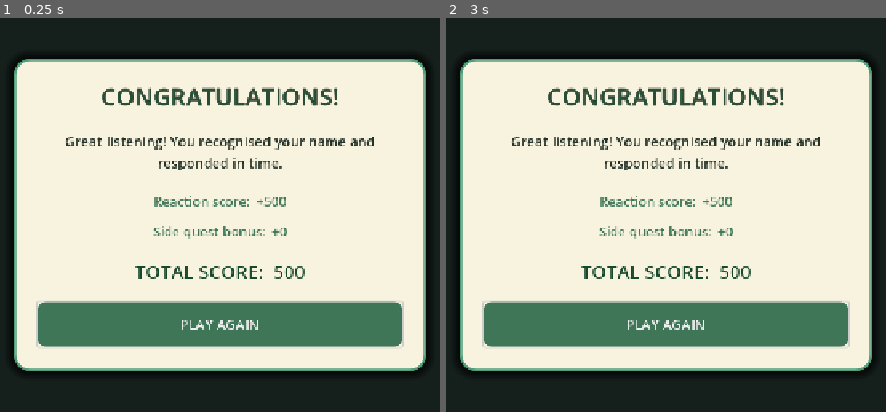
Above: before the commit, frames 1-2 (left to right).
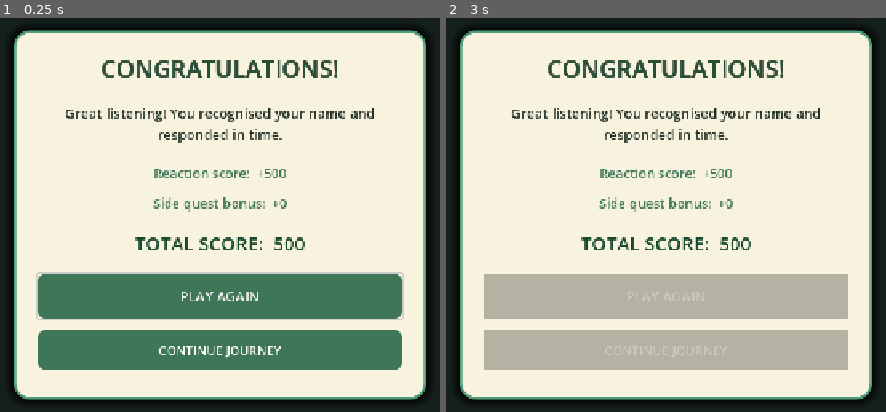
Above: after the commit, the same moments.

Repository: MinhQNguyenn/ScreeningTogether_AU
Game: Godot game, scene res://scenes/game_complete_popup.tscn
Same seed, same stepped clock (60 frames per second), same inputs: the game is played once before the commit and once after it. This scene is started directly instead of the project's main scene.
Inputs (mouse positions are in pixels of both pictures, inside the frame that each line leads up to):
- Up to frame 1 (0.25 s): no input
- Up to frame 2 (3 s): click "PLAY AGAIN" at 0.5 s; click "PLAY AGAIN" at 1.25 s; click "PLAY AGAIN" at 2 s; click (666, 348) at 2.75 s, where only the run after the commit has a clickable "CONTINUE JOURNEY"

The runs differ from the first frame. In frame 1, 35% of the frame differs, in the area x 3-97%, y 3-97%; in frame 2, 41%.

Commit message:
Intergrate game2 into web

Diff:
--- a/godot-game/godot-waiting-room/scenes/game_complete_popup.tscn
+++ b/godot-game/godot-waiting-room/scenes/game_complete_popup.tscn
@@ -53,7 +53,7 @@
 script = ExtResource("1_script")
 
 [node name="PanelContainer" type="PanelContainer" parent="."]
-custom_minimum_size = Vector2(660, 500)
+custom_minimum_size = Vector2(660, 590)
 layout_mode = 1
 anchors_preset = 8
 anchor_left = 0.5
@@ -61,9 +61,9 @@
 anchor_right = 0.5
 anchor_bottom = 0.5
 offset_left = -330.0
-offset_top = -250.0
+offset_top = -295.0
 offset_right = 330.0
-offset_bottom = 250.0
+offset_bottom = 295.0
 grow_horizontal = 2
 grow_vertical = 2
 theme_override_styles/panel = SubResource("StyleBox_panel")
@@ -124,3 +124,15 @@
 theme_override_styles/hover = SubResource("StyleBox_button_hover")
 theme_override_styles/pressed = SubResource("StyleBox_button_pressed")
 text = "PLAY AGAIN"
+
+[node name="ContinueButton" type="Button" parent="PanelContainer/Content"]
+custom_minimum_size = Vector2(0, 64)
+layout_mode = 2
+focus_mode = 2
+mouse_default_cursor_shape = 2
+theme_override_colors/font_color = Color(1, 1, 1, 1)
+theme_override_font_sizes/font_size = 20
+theme_override_styles/normal = SubResource("StyleBox_button_normal")
+theme_override_styles/hover = SubResource("StyleBox_button_hover")
+theme_override_styles/pressed = SubResource("StyleBox_button_pressed")
+text = "CONTINUE JOURNEY"
--- a/godot-game/godot-waiting-room/scripts/announcement_ui.gd
+++ b/godot-game/godot-waiting-room/scripts/announcement_ui.gd
@@ -219,11 +219,25 @@
 		GAME_COMPLETE_POPUP_SCENE.instantiate() as GameCompletePopup
 	)
 	get_parent().add_child(_completion_popup)
+	_completion_popup.continue_requested.connect(_on_continue_requested)
 	_completion_popup.show_result(
 		player_name,
 		correct_answer_points,
 		side_quest_points
 	)
+
+
+func _on_continue_requested() -> void:
+	if OS.has_feature("web"):
+		var payload := JSON.stringify({
+			"type": "game2-complete",
+			"score": score,
+		})
+		JavaScriptBridge.eval(
+			"window.parent.postMessage(%s, window.location.origin);" % payload
+		)
+	else:
+		get_tree().reload_current_scene()
 
 
 func _show_temporary_feedback(message: String, color: Color) -> void:
--- a/godot-game/godot-waiting-room/scripts/game_complete_popup.gd
+++ b/godot-game/godot-waiting-room/scripts/game_complete_popup.gd
@@ -2,6 +2,7 @@
 extends ColorRect
 
 signal replay_requested
+signal continue_requested
 
 @onready var title_label: Label = $PanelContainer/Content/TitleLabel
 @onready var message_label: Label = $PanelContainer/Content/MessageLabel
@@ -9,11 +10,13 @@
 @onready var side_quest_score_label: Label = $PanelContainer/Content/SideQuestScoreLabel
 @onready var total_score_label: Label = $PanelContainer/Content/TotalScoreLabel
 @onready var replay_button: Button = $PanelContainer/Content/ReplayButton
+@onready var continue_button: Button = $PanelContainer/Content/ContinueButton
 
 
 func _ready() -> void:
 	process_mode = Node.PROCESS_MODE_ALWAYS
 	replay_button.pressed.connect(_on_replay_pressed)
+	continue_button.pressed.connect(_on_continue_pressed)
 	replay_button.grab_focus()
 
 
@@ -43,6 +46,14 @@
 
 func _on_replay_pressed() -> void:
 	replay_button.disabled = true
+	continue_button.disabled = true
 	get_tree().paused = false
 	replay_requested.emit()
 	get_tree().reload_current_scene()
+
+
+func _on_continue_pressed() -> void:
+	replay_button.disabled = true
+	continue_button.disabled = true
+	get_tree().paused = false
+	continue_requested.emit()
Not shown, changed: godot-game/godot-waiting-room/export_presets.cfg
Not shown, added: frontend/public/godot/game2/index.audio.position.worklet.js
Not shown, added: frontend/public/godot/game2/index.audio.worklet.js
Not shown, added: frontend/public/godot/game2/index.pck
Not shown, added: frontend/public/godot/game2/index.png
Not shown, added: frontend/public/godot/game2/index.wasm
Not shown, changed: frontend/src/router/index.ts
Not shown, added: frontend/src/views/Game2View.vue
Not shown, changed: frontend/src/views/Game3View.vue
Not shown, changed: frontend/src/views/GpRunnerGameView.vue
